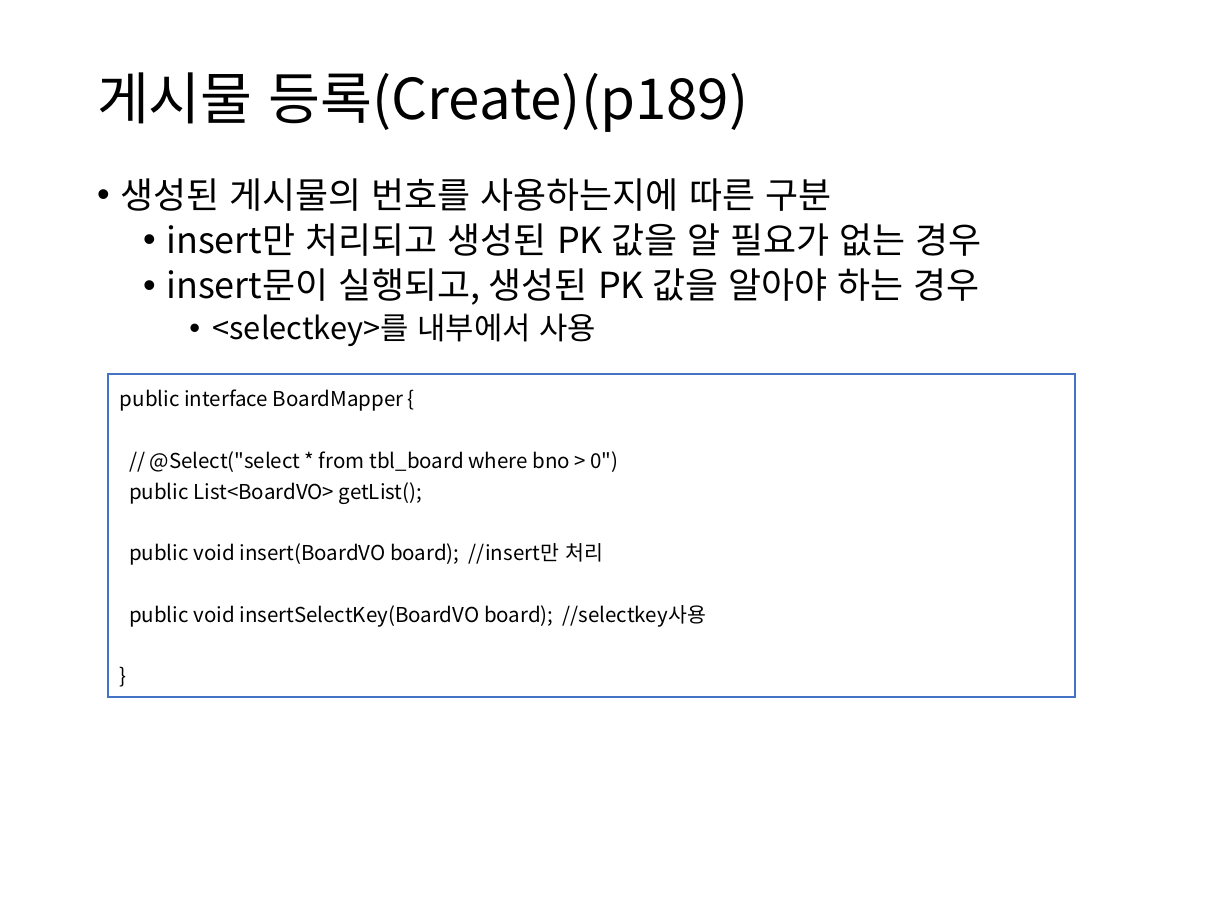
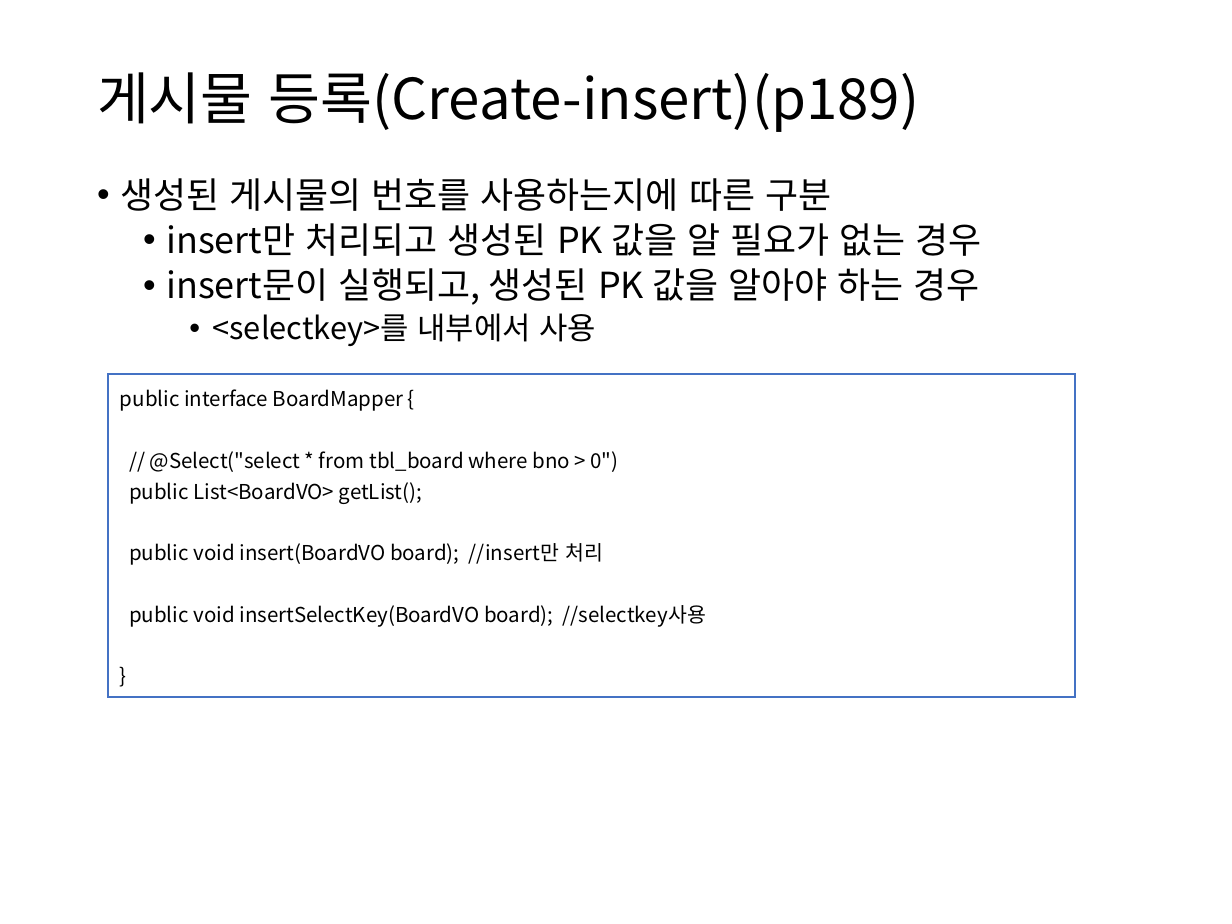
Before and after one commit to itrecipe/Web_Study_ez, a slide deck: slide 23 of spring - 학습자료/PART3.pptx. Drawn at 1232x924 pixels with LibreOffice and Linux fonts; fonts in the diff are those of the drawing. Boxes give left, top, right and bottom in pixels: in the first picture for what was removed or moved away, otherwise in the second. Text is boxed around its words. In the diff, an @@ line names an element or a change of style, - is before the commit and + after.

```diff
--- a/spring - 학습자료/PART3.pptx
+++ b/spring - 학습자료/PART3.pptx
@@ title at bbox=[97, 72, 920, 132]: text changed @@
-게시물 등록(Create)(p189)
+게시물 등록(Create-insert)(p189)
```
Also in this commit, not shown: 6 other slides changed, 2 slides added.
